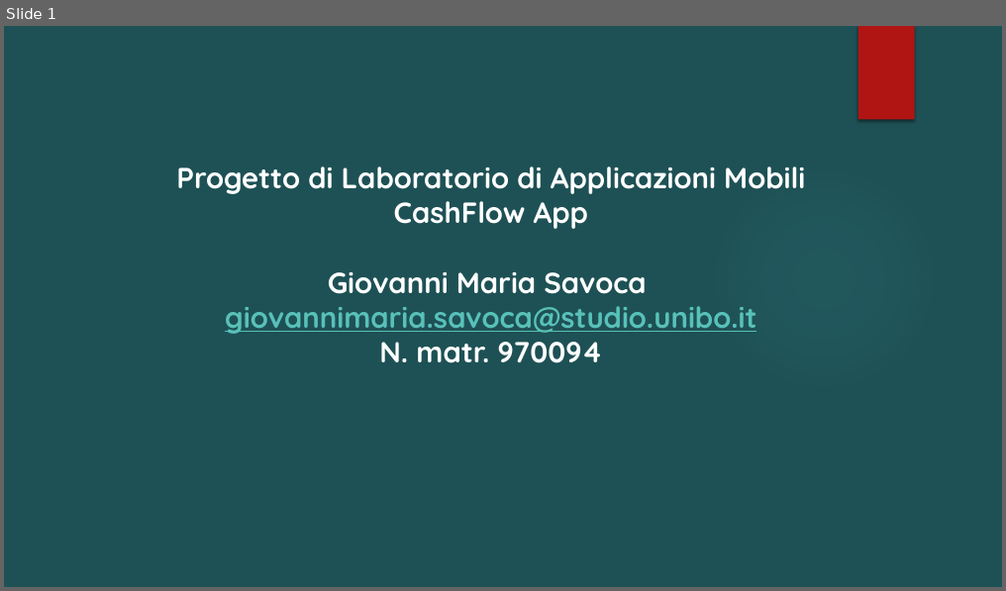
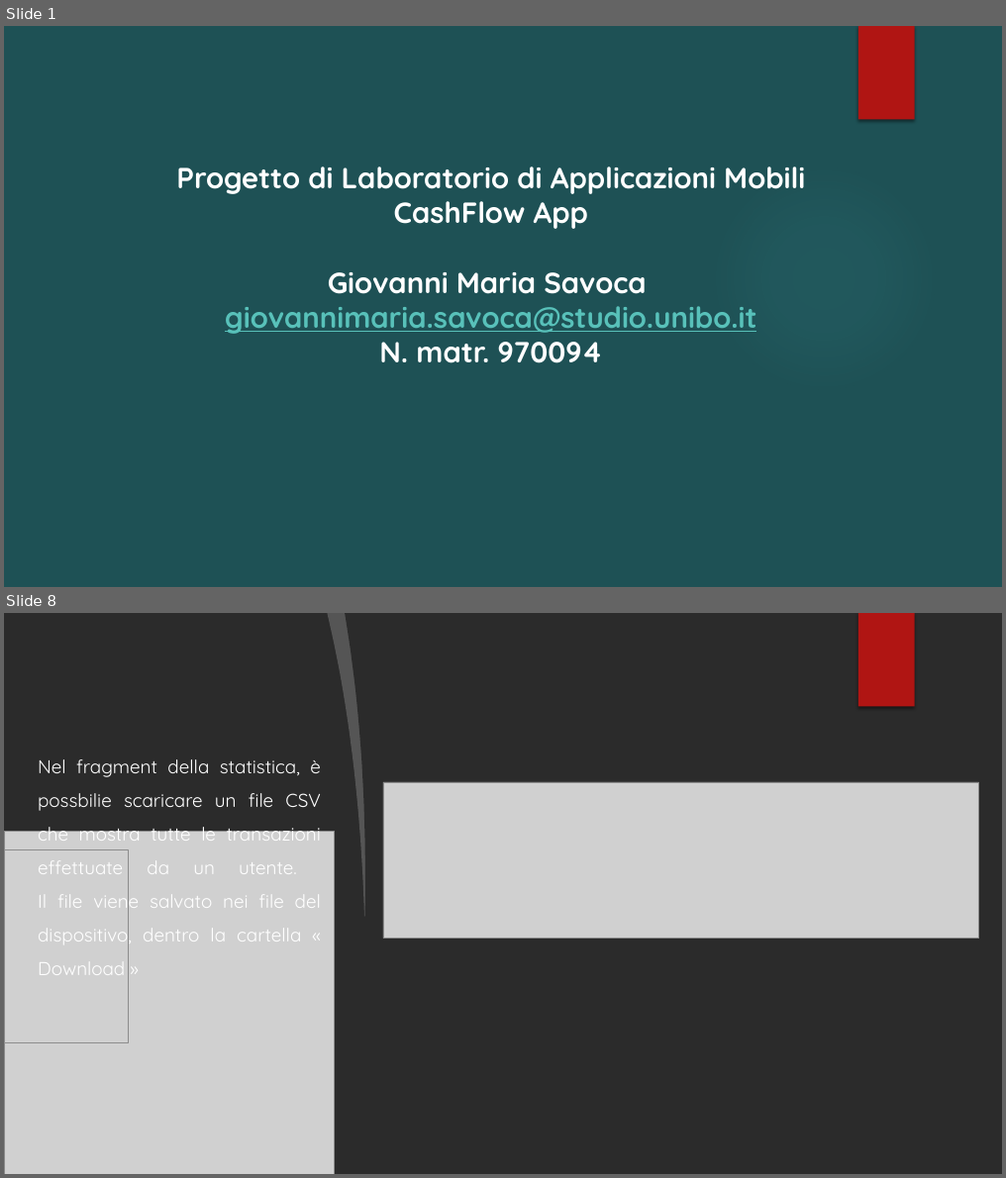
Before and after one commit to Giosc4/CashFlowApp, a slide deck: Docu/Presentazione standard1.pptx. Shown one above the other, each under a label of ours: slide 1 before the commit, slides 1 and 8 after it; the slides between them are not shown. The pictures are 1006x591 and 1006x1178 pixels, drawn with LibreOffice and Linux fonts; fonts in the diff are those of the drawing; grey boxes stand for pictures; background and template pictures are left out; a plain dark background stands for a picture behind light text. Boxes give left, top, right and bottom in pixels: in the first picture for what was removed or moved away, otherwise in the second. Text is boxed around its words. In the diff, an @@ line names an element or a change of style, - is before the commit and + after.

```diff
--- a/Docu/Presentazione standard1.pptx
+++ b/Docu/Presentazione standard1.pptx
@@ slide 8 added at bbox=[4, 613, 1002, 1174], background picture (left out) @@
@@ freeform shape added at bbox=[328, 613, 373, 917], fill #FFFFFF at 20% opacity @@
@@ freeform shape added at bbox=[345, 613, 1002, 1174], fill #FFFFFF @@
@@ picture added at bbox=[659, 613, 790, 707] @@
@@ rectangle added at bbox=[858, 613, 915, 707], fill #B01513 @@
@@ text added at bbox=[38, 760, 321, 975], 18 pt, text #FFFFFF @@
+Nel fragment della statistica, è possbilie scaricare un file CSV che mostra tutte le transazioni effettuate da un utente.
+Il file viene salvato nei file del dispositivo, dentro la cartella « Download »
@@ ellipse added at bbox=[709, 750, 939, 980], fill gradient #F3F3F3 @@
@@ ellipse added at bbox=[709, 750, 939, 980], fill gradient #F3F3F3 @@
@@ picture added at bbox=[383, 782, 979, 939] @@
@@ picture added at bbox=[4, 832, 334, 1174] @@
@@ picture added at bbox=[4, 850, 129, 1044] @@
@@ picture added at bbox=[709, 1112, 790, 1174] @@
```
Also in this commit, not shown: 9 other slides added, 1 slide removed, 10 other files.
